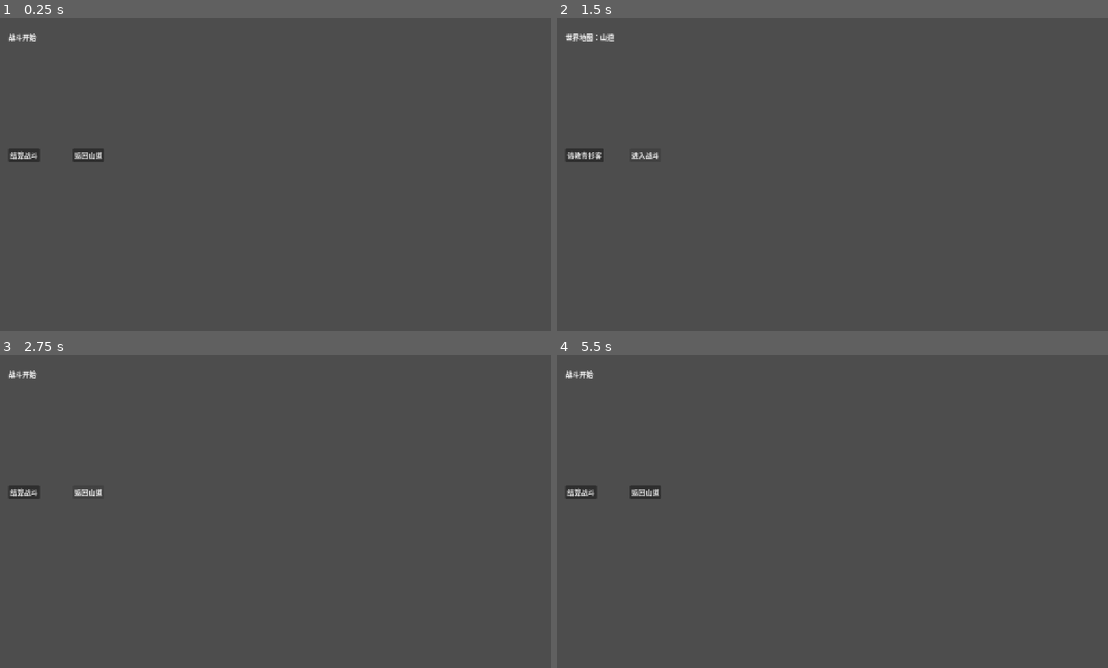
Above: before the commit, frames 1-4 (two rows, left to right).
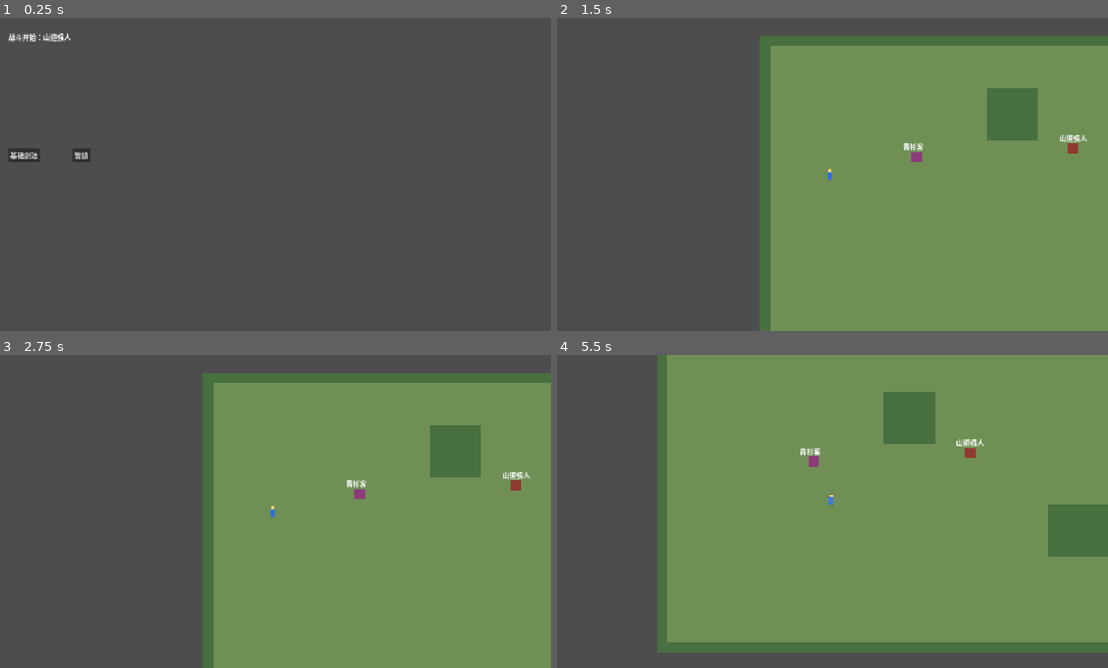
Above: after the commit, the same moments.

Repository: zhangyebo1991/liangyusheng-qunxiazhuan
Game: Godot game, scene res://scenes/battle.tscn
Same seed, same stepped clock (60 frames per second), same inputs: the game is played once before the commit and once after it. This scene is started directly instead of the project's main scene.
Inputs (mouse positions are in pixels of both pictures, inside the frame that each line leads up to):
- Up to frame 1 (0.25 s): no input
- Up to frame 2 (1.5 s): click "结算战斗" (after the commit: "基础剑法") at 0.5 s; click (645, 155) at 1.25 s, where only the run before the commit has a clickable "返回山道"
- Up to frame 3 (2.75 s): click (88, 492) at 2 s, where only the run before the commit has a clickable "进入战斗"
- Up to frame 4 (5.5 s): tap Enter (confirm) at 2.75 s; move the mouse to (953, 495) at 2.77 s; hold D (move_right) 2.78-3.53 s; hold Enter (confirm) 2.78-3.53 s; click (953, 495) at 2.92 s; move the mouse to (716, 527) at 3.52 s; hold S (move_down) 3.53-4.28 s; tap E (interact) at 3.6, 5.1 s; move the mouse to (887, 442) at 4.27 s; hold D (move_right) 4.28-5.03 s; hold Enter (confirm) 4.28-5.03 s; move the mouse to (799, 574) at 5.02 s; hold W (move_up) from 5.03 s (still down); click (799, 574) at 5.17 s

The runs differ from the first frame. In frame 1, 0.3% of the frame differs, in the area x 1-19%, y 4-46%; in frame 2, 60%; in frame 3, 60%; in frame 4, 78%, in the area x 1-100%, y 0-96%.

Commit message:
feat: 接入战斗返回山道流程

Diff:
--- a/scripts/core/event_bus.gd
+++ b/scripts/core/event_bus.gd
@@ -6,3 +6,4 @@
 signal battle_started(enemy_id: String)
 signal battle_finished(result: Dictionary)
 signal save_completed(success: bool)
+signal map_message(message: String)
--- a/scripts/scenes/battle_screen.gd
+++ b/scripts/scenes/battle_screen.gd
@@ -5,30 +5,57 @@
 const CombatSystemScript = preload("res://scripts/systems/combat_system.gd")
 
 var output: Label
+var context: Dictionary = {}
 
 func _ready() -> void:
+	context = GameState.peek_battle_context()
+
 	output = Label.new()
-	output.text = "战斗开始"
+	output.text = "战斗开始：%s" % DataRepository.get_actor(_enemy_id()).get("name", "山道强人")
 	output.position = Vector2(32, 32)
 	output.size = Vector2(900, 240)
 	add_child(output)
 
 	var resolve_button = Button.new()
-	resolve_button.text = "结算战斗"
+	resolve_button.text = "基础剑法"
 	resolve_button.position = Vector2(32, 300)
 	resolve_button.pressed.connect(_resolve_battle)
 	add_child(resolve_button)
 
 	var back_button = Button.new()
-	back_button.text = "返回山道"
+	back_button.text = "暂退"
 	back_button.position = Vector2(180, 300)
-	back_button.pressed.connect(func(): SceneLoader.change_scene("res://scenes/world.tscn"))
+	back_button.pressed.connect(_retreat)
 	add_child(back_button)
 
 func _resolve_battle() -> void:
 	var attacker = ActorStateScript.from_dictionary(DataRepository.get_actor("hero_yun"))
-	var defender = ActorStateScript.from_dictionary(DataRepository.get_actor("bandit_01"))
+	var defender = ActorStateScript.from_dictionary(DataRepository.get_actor(_enemy_id()))
 	var martial_art = MartialArtRecordScript.from_dictionary(DataRepository.get_martial_art("basic_sword"))
 	var result = CombatSystemScript.new().resolve_duel(attacker, defender, martial_art)
 	output.text = "\n".join(PackedStringArray(result.log))
-	EventBus.battle_finished.emit(result.to_dictionary())
+	var payload = result.to_dictionary()
+	payload["victory"] = result.winner_id == "hero_yun"
+	payload["source_object_id"] = str(context.get("source_object_id", ""))
+	payload["quest_id"] = str(context.get("quest_id", ""))
+	GameState.apply_battle_result(payload)
+	EventBus.battle_finished.emit(payload)
+	call_deferred("_return_to_map")
+
+func _retreat() -> void:
+	GameState.apply_battle_result({
+		"victory": false,
+		"source_object_id": str(context.get("source_object_id", "")),
+		"quest_id": str(context.get("quest_id", "")),
+	})
+	call_deferred("_return_to_map")
+
+func _return_to_map() -> void:
+	GameState.consume_battle_context()
+	SceneLoader.change_scene("res://scenes/mountain_pass.tscn")
+
+func _enemy_id() -> String:
+	var enemy_id = str(context.get("enemy_id", "bandit_01"))
+	if enemy_id.is_empty():
+		return "bandit_01"
+	return enemy_id
